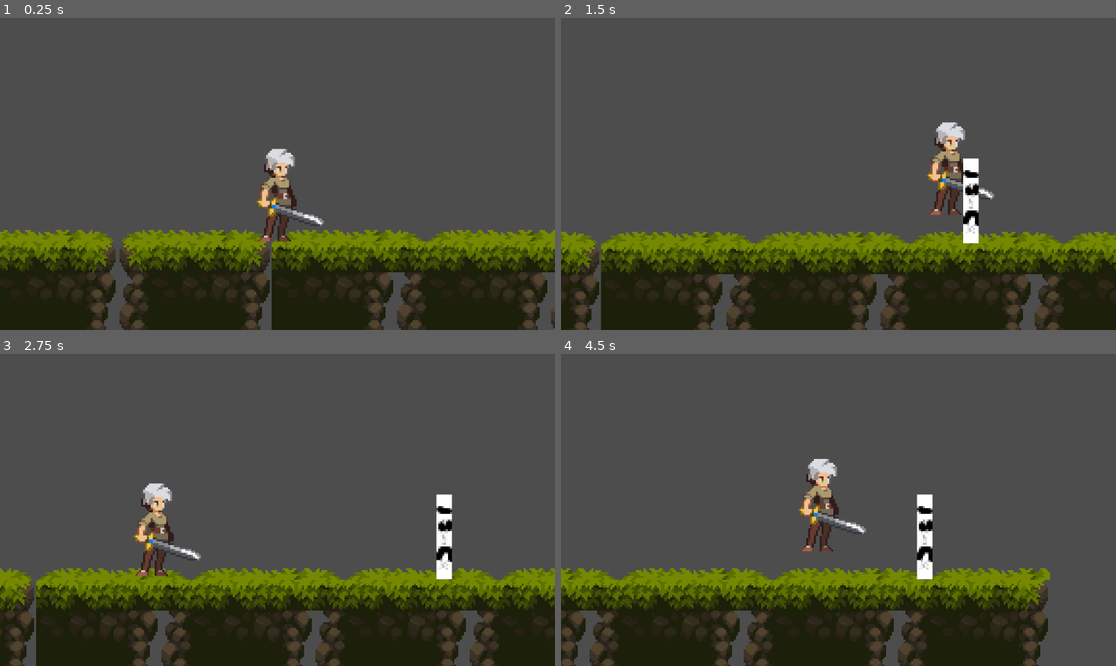
Above: before the commit, frames 1-4 (two rows, left to right).
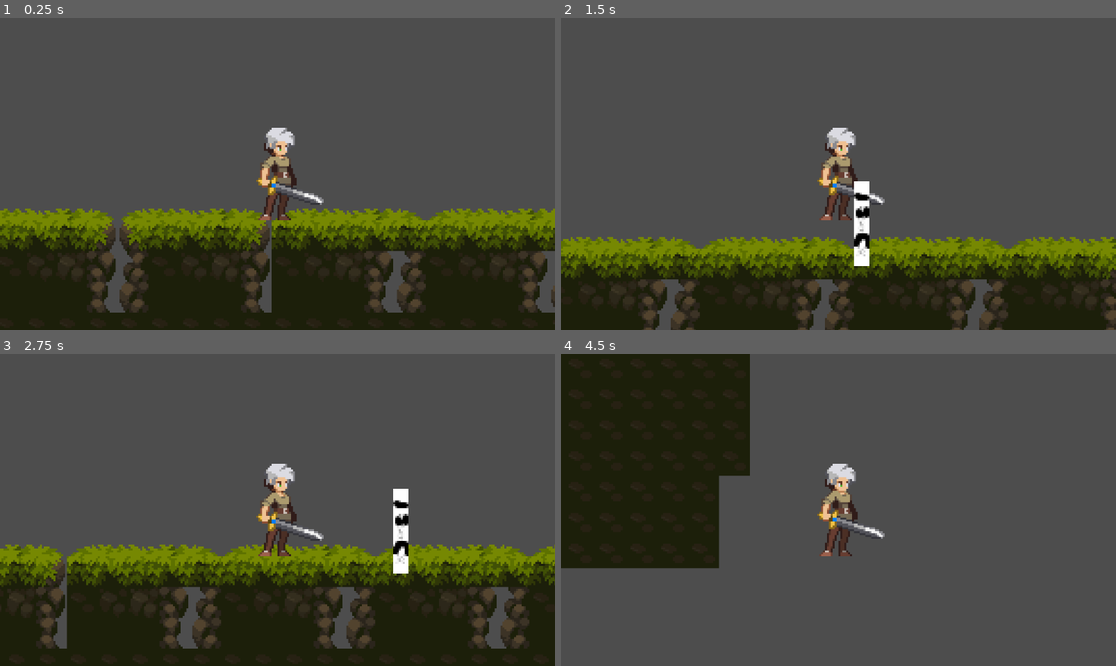
Above: after the commit, the same moments.

Repository: ohyeaaah/sidescroller
Game: Godot game, scene res://Levels/test_level.tscn
Same seed, same stepped clock (60 frames per second), same inputs: the game is played once before the commit and once after it.
Inputs:
- Up to frame 1 (0.25 s): no input
- Up to frame 2 (1.5 s): hold D (right) from 0.53 s (still down); tap Space (jump) at 0.6, 0.77, 1.07, 1.35 s
- Up to frame 3 (2.75 s): tap Space (jump) at 1.52, 1.82, 2.1 s; release D (right) at 2.03 s; hold A (left) from 2.03 s (still down)
- Up to frame 4 (4.5 s): release A (left) at 2.78 s; hold D (right) 2.78-4.28 s; tap Space (jump) at 2.85, 3.02, 3.32, 3.6, 3.77, 4.07, 4.35 s; hold A (left) from 4.28 s (still down)

The runs differ from the first frame. In frame 1, 20% of the frame differs, in the area x 0-100%, y 35-100%; in frame 2, 18%; in frame 3, 25%; in frame 4, 50%, in the area x 0-89%, y 0-100%.

Commit message:
Basic enemy ai (left and right movement), framework for ai director
enemies now move towards the player based on positions given to the enemy in the ai director

Diff:
--- a/ror_clone/Characters/enemy_1.gd
+++ b/ror_clone/Characters/enemy_1.gd
@@ -1,15 +1,18 @@
 extends entity
 var rng = RandomNumberGenerator.new()
 
+#var player_loc = get_parent().get_node("player").get_pos()
+#var self_pos = get_parent().get_node("enemy").get_pos()
 # Called when the node enters the scene tree for the first time.
 func _ready():
 	pass # Replace with function body.
 
-
 # Called every frame. 'delta' is the elapsed time since the previous frame.
 func _process(delta):
-	if not direction:
-		direction = rng.randf_range(-1, 1)
-	else:
-		direction = null
 	move(delta, direction)
+#	if self_pos.x - player_loc.x < 0:
+#		direction = -1
+#	else:
+#		direction = 1
+#	move(delta, direction)
+#	await get_tree().create_timer(2).timeout
--- a/ror_clone/Characters/enemy_1.tscn
+++ b/ror_clone/Characters/enemy_1.tscn
@@ -5,13 +5,16 @@
 
 [sub_resource type="CapsuleShape2D" id="CapsuleShape2D_muipe"]
 radius = 4.0
-height = 44.0
+height = 26.0
 
 [node name="enemy" type="CharacterBody2D"]
 script = ExtResource("1_0mxs7")
+speed = 50.0
 
 [node name="Sprite2D" type="Sprite2D" parent="."]
 texture = ExtResource("1_r8nut")
 
 [node name="CollisionShape2D" type="CollisionShape2D" parent="."]
 shape = SubResource("CapsuleShape2D_muipe")
+
+[node name="NavigationLink2D" type="NavigationLink2D" parent="."]
--- a/ror_clone/Characters/entity.gd
+++ b/ror_clone/Characters/entity.gd
@@ -32,7 +32,7 @@
 
 #handles jumping
 #need to give enemies ability to jump without input
-func jump(delta):
+func jump():
 		if is_on_floor():
 			velocity.y = jump_velocity
 		elif not has_double_jumped:
--- a/ror_clone/Characters/player.gd
+++ b/ror_clone/Characters/player.gd
@@ -4,4 +4,4 @@
 	direction = Input.get_axis("left", "right")
 	move(delta, direction)
 	if Input.is_action_just_pressed("jump"):
-		jump(delta)
+		jump()
--- /dev/null
+++ b/ror_clone/Levels/ai-director.gd
@@ -0,0 +1,22 @@
+extends Node2D
+
+#get position of player
+@onready var player_pos = get_parent().get_node("entity/Player").position
+
+#get number of enemies in scene
+#hook up to signal when enemy spawns to get new list of active enemiess
+@onready var enemy_list = get_parent().get_node("entity").get_children()
+# Called when the node enters the scene tree for the first time.
+func _ready():
+	#first entity in list will always be the player --> get rid of it
+	enemy_list.erase(enemy_list[0])
+
+# Called every frame. 'delta' is the elapsed time since the previous frame.
+func _process(delta):
+	player_pos = get_parent().get_node("entity/Player").position
+	for enemy in enemy_list:
+		if enemy.position.x > player_pos.x:
+			enemy.direction = - 1
+		else:
+			enemy.direction = 1
+	#print(player_pos)
--- a/ror_clone/Levels/test_level.tscn
+++ b/ror_clone/Levels/test_level.tscn
@@ -1,9 +1,10 @@
-[gd_scene load_steps=7 format=3 uid="uid://c8tfwu6gdmpvv"]
+[gd_scene load_steps=8 format=3 uid="uid://c8tfwu6gdmpvv"]
 
 [ext_resource type="Texture2D" uid="uid://bsvksbqmnchm5" path="res://art/Legacy-Fantasy - High Forest 2.3/Assets/Tiles.png" id="1_wqpfx"]
 [ext_resource type="Script" path="res://Characters/entity.gd" id="2_brugl"]
 [ext_resource type="PackedScene" uid="uid://dcimtq0b3fmmj" path="res://Characters/player.tscn" id="2_cyri2"]
 [ext_resource type="PackedScene" uid="uid://df5yt87q1b3qo" path="res://Characters/enemy_1.tscn" id="4_j7l8i"]
+[ext_resource type="Script" path="res://Levels/ai-director.gd" id="5_qxucl"]
 
 [sub_resource type="TileSetAtlasSource" id="TileSetAtlasSource_7qarp"]
 texture = ExtResource("1_wqpfx")
@@ -1435,9 +1436,6 @@
 [node name="Camera2D" type="Camera2D" parent="."]
 position = Vector2(19, -3)
 process_callback = 0
-position_smoothing_enabled = true
-drag_horizontal_enabled = true
-drag_vertical_enabled = true
 
 [node name="entity" type="CharacterBody2D" parent="."]
 script = ExtResource("2_brugl")
@@ -1448,5 +1446,8 @@
 [node name="RemoteTransform2D" type="RemoteTransform2D" parent="entity/Player"]
 remote_path = NodePath("../../../Camera2D")
 
-[node name="CharacterBody2D" parent="." instance=ExtResource("4_j7l8i")]
+[node name="enemy" parent="entity" instance=ExtResource("4_j7l8i")]
 position = Vector2(243, -2)
+
+[node name="ai-director" type="Node2D" parent="."]
+script = ExtResource("5_qxucl")
